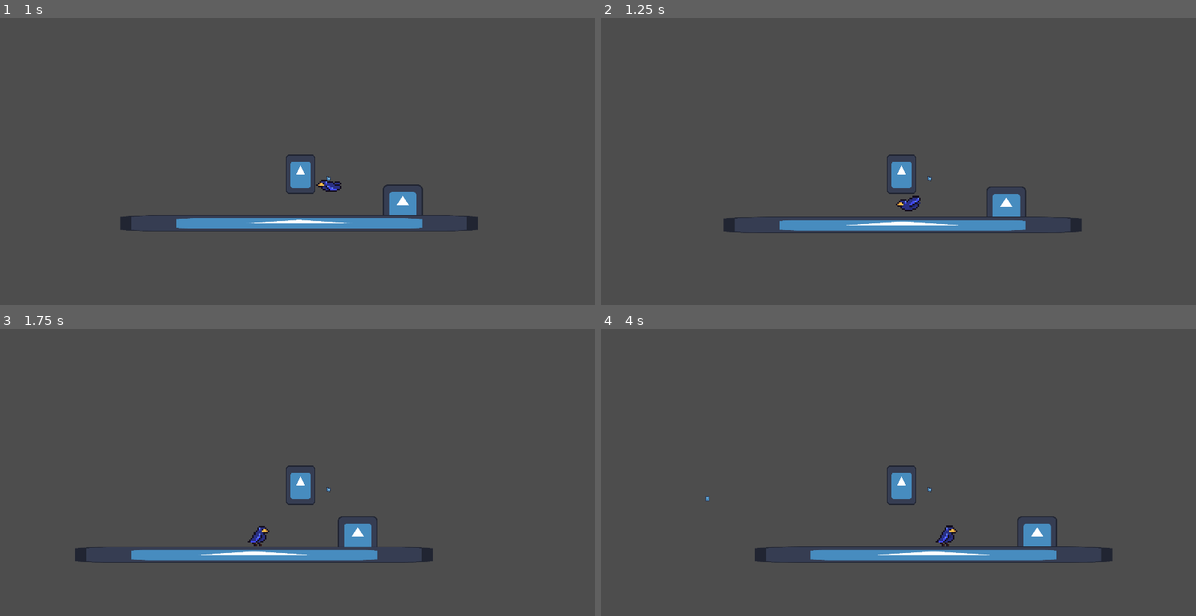
Above: before the commit, frames 1-4 (two rows, left to right).
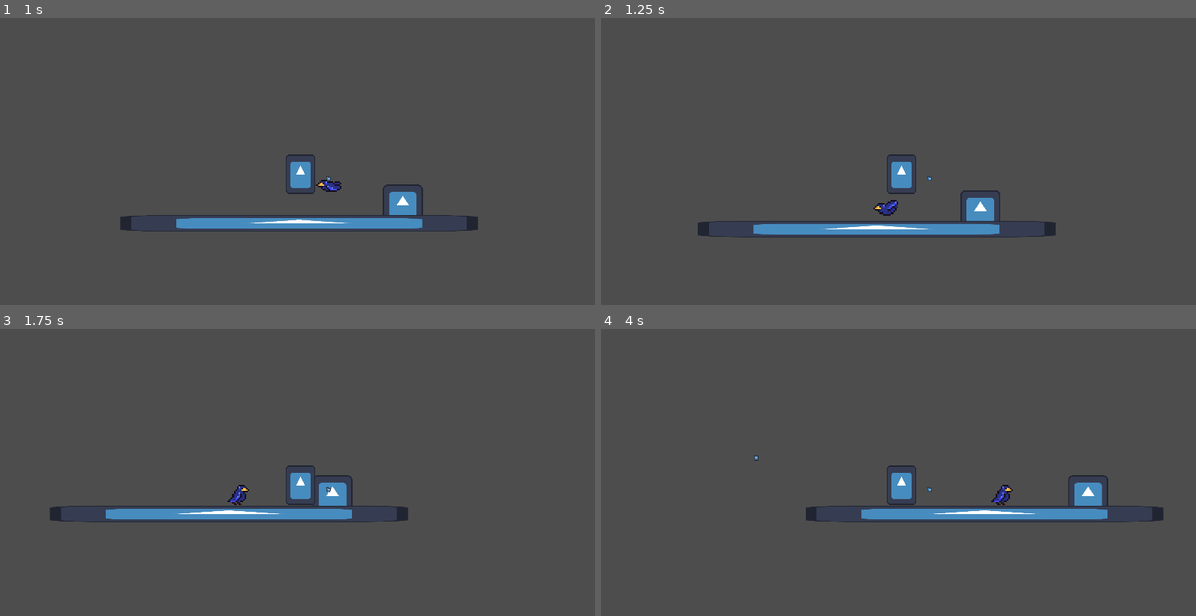
Above: after the commit, the same moments.

Repository: SikK19/AwayGame
Game: Godot game, scene res://Level/character_test_enviroment.tscn
Two runs of this game, one before a commit and one after it. Both use one fixed random seed, a clock stepped at 60 frames per second and the inputs below. This scene is started directly instead of the project's main scene. The engine's default icon, where the game draws it, is replaced by a stand-in: a white triangle on a blue panel in a dark square.
Inputs (mouse positions are in pixels of both pictures, inside the frame that each line leads up to):
- Up to frame 1 (1 s): move the mouse to (267, 241) at 0.52 s; press the mouse at (267, 241) at 0.53 s; hold D (right) from 0.53 s (still down); tap W (jump) at 0.77 s
- Up to frame 2 (1.25 s): keep holding D (right)
- Up to frame 3 (1.75 s): keep holding D (right); move the mouse to (481, 535) at 1.27 s; release the mouse at (481, 535) at 1.28 s; tap E (interact) at 1.35 s; tap W (jump) at 1.52 s
- Up to frame 4 (4 s): move the mouse to (720, 435) at 2.02 s; release D (right) at 2.03 s; hold Space (throw) 2.03-2.78 s; hold A (left) from 2.03 s (still down); move the mouse to (928, 483) at 2.77 s; click (928, 483) at 2.85 s; tap W (jump) at 3.02, 3.77 s; move the mouse to (809, 400) at 3.52 s; tap E (interact) at 3.6 s

Frame 1 is identical in both runs. In frame 2, 3.4% of the frame differs, in the area x 16-81%, y 58-77%; in frame 3, 5.2%; in frame 4, 5.3%, in the area x 17-95%, y 43-82%.

Commit message:
bird doesnt collide with human

Diff:
--- a/Characters/Bird/bird.tscn
+++ b/Characters/Bird/bird.tscn
@@ -2152,7 +2152,10 @@
 "speed": 10.0
 }]
 
+[sub_resource type="RectangleShape2D" id="RectangleShape2D_24e78"]
+
 [node name="Bird" type="CharacterBody2D"]
+collision_layer = 0
 script = ExtResource("1_dipqb")
 
 [node name="Sprite" type="Sprite2D" parent="."]
@@ -2174,3 +2177,10 @@
 [node name="Flying" type="AnimatedSprite2D" parent="."]
 sprite_frames = SubResource("SpriteFrames_3lbl5")
 frame_progress = 0.918565
+
+[node name="Area2D" type="Area2D" parent="."]
+collision_layer = 0
+collision_mask = 32
+
+[node name="CollisionShape2D" type="CollisionShape2D" parent="Area2D"]
+shape = SubResource("RectangleShape2D_24e78")
Not shown: 1 places in Characters/Bird/bird.tscn that only renumber resources
